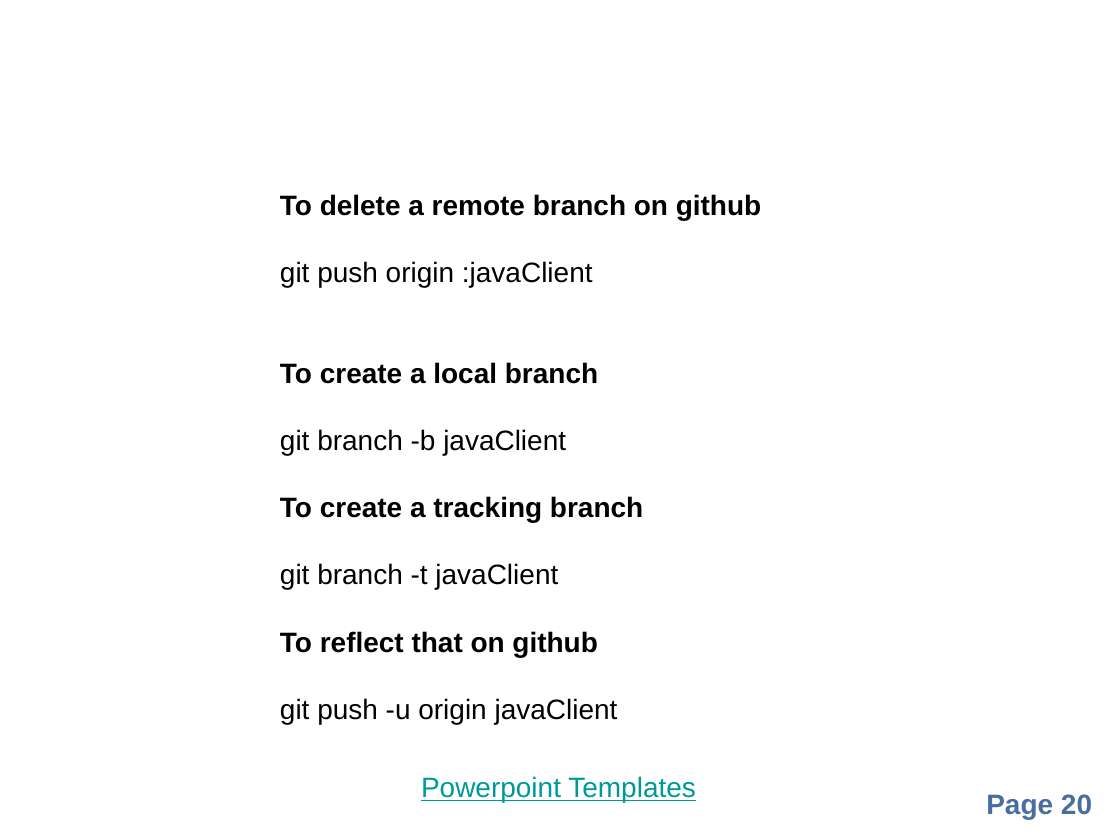
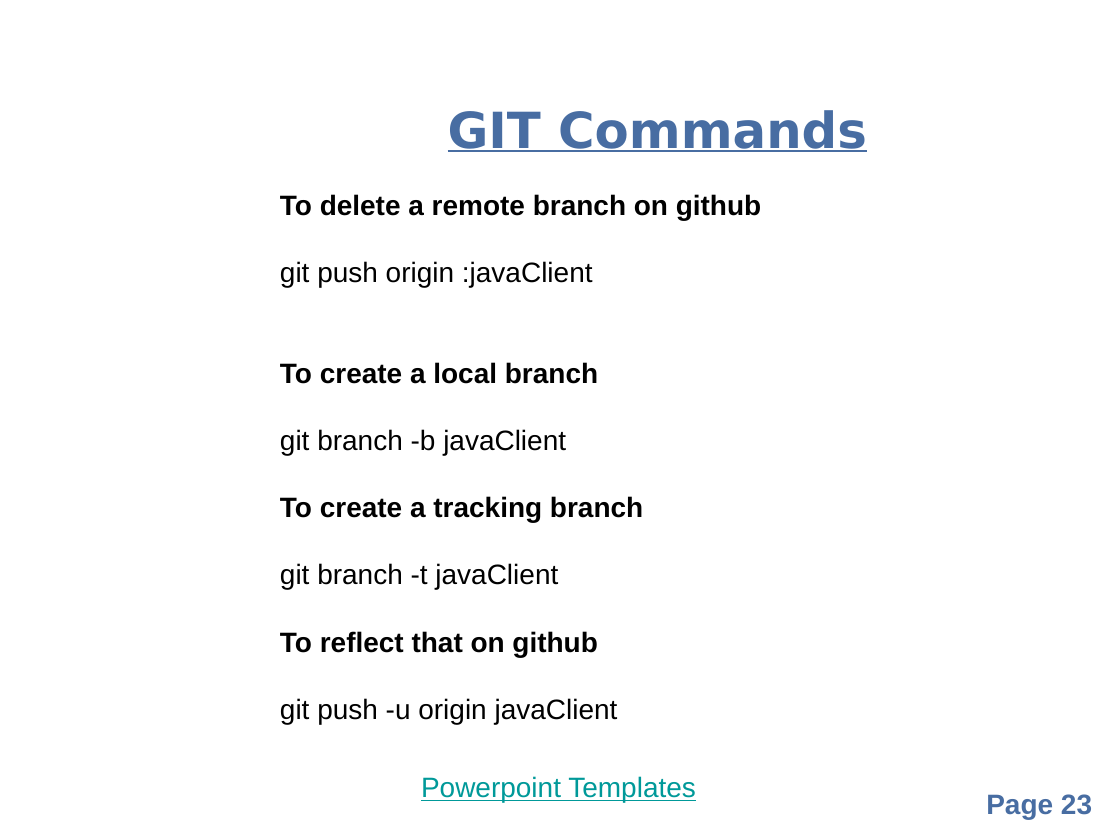
Before and after one commit to balarkrishnan/organizational, a slide deck: slide 23 of GitHub.pptx (slide 20 before the commit). Drawn at 1120x840 pixels with LibreOffice and Linux fonts; fonts in the diff are those of the drawing; background and template pictures are left out. Boxes give left, top, right and bottom in pixels: in the first picture for what was removed or moved away, otherwise in the second. Text is boxed around its words. In the diff, an @@ line names an element or a change of style, - is before the commit and + after.

```diff
--- a/GitHub.pptx
+++ b/GitHub.pptx
@@ text added at [448, 110, 867, 152], 32 pt, text #486DA2, bold, underline @@
+GIT Commands
@@ page number at [986, 794, 1092, 819]: text changed @@
-Page 20
+Page 23
```
Also in this commit, not shown: 5 other slides changed, 1 slide added.
